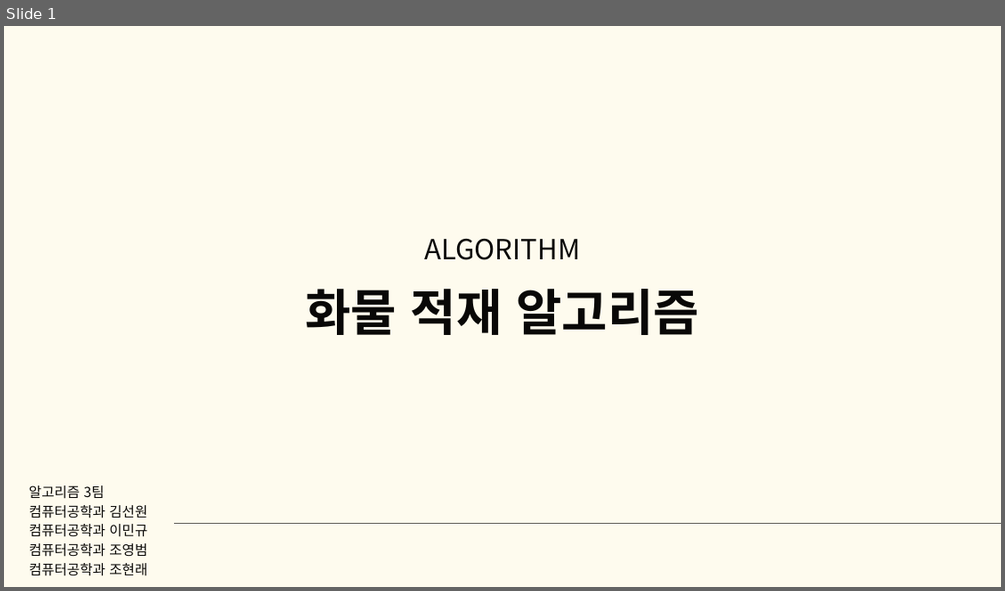
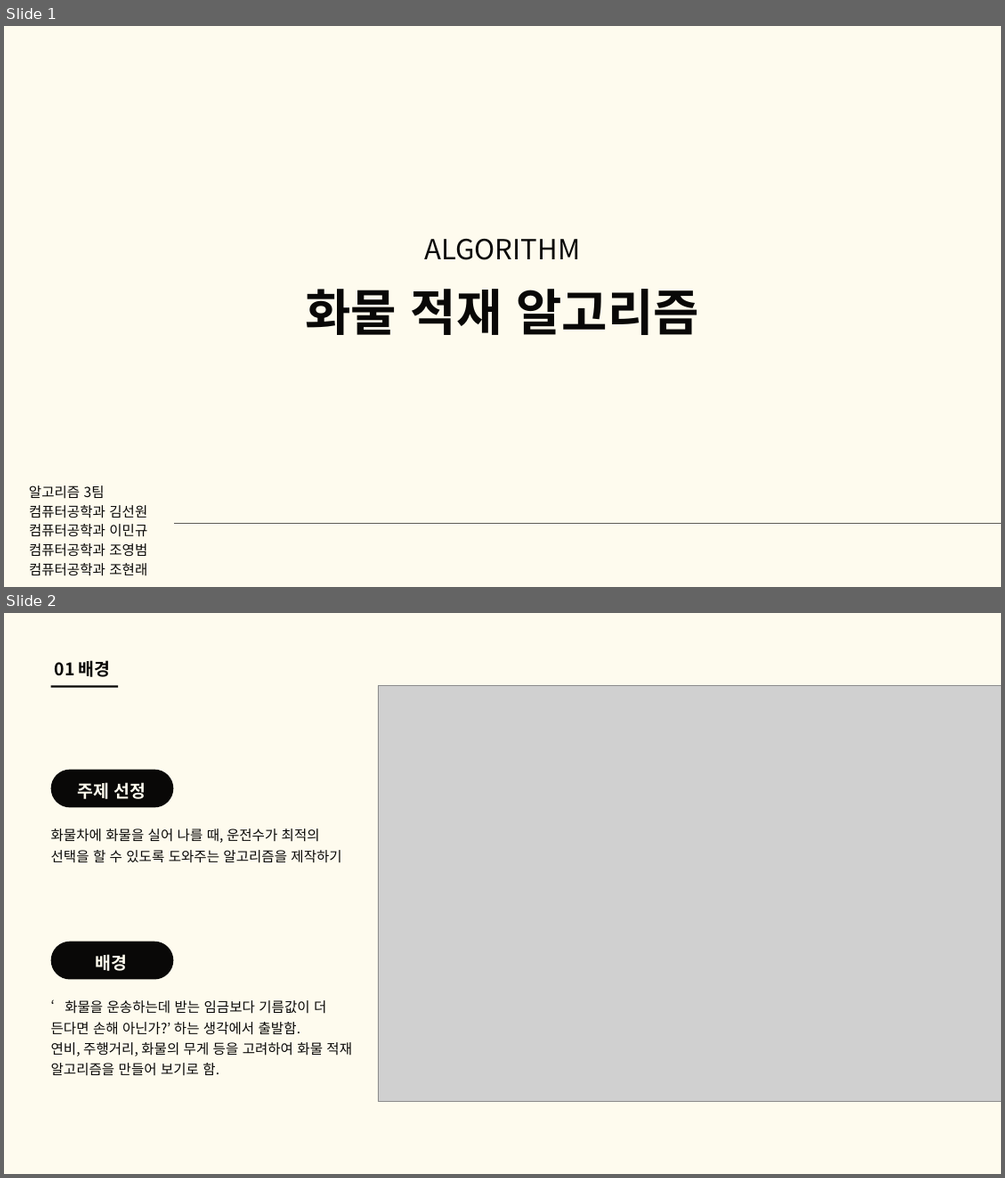
Before and after one commit to good-thing/CargoDriver, a slide deck: 알고리즘 3팀 화물차 알고리즘.pptx. Shown one above the other, each under a label of ours: slide 1 before the commit, slides 1 and 2 after it. The pictures are 1005x591 and 1005x1178 pixels, drawn with LibreOffice and Linux fonts; fonts in the diff are those of the drawing; grey boxes stand for pictures. Boxes give left, top, right and bottom in pixels: in the first picture for what was removed or moved away, otherwise in the second. Text is boxed around its words. In the diff, an @@ line names an element or a change of style, - is before the commit and + after.

```diff
--- a/알고리즘 3팀 화물차 알고리즘.pptx
+++ b/알고리즘 3팀 화물차 알고리즘.pptx
@@ slide 2 added at [4, 613, 1001, 1174], background #FEFBEE @@
@@ text added at [55, 660, 111, 677], 25 pt, text #090807, bold @@
+01 배경
@@ line added from (51, 686) to (118, 686), #090807 3 pt @@
@@ picture added at [378, 686, 1001, 1101] @@
@@ freeform shape added at [51, 770, 173, 807], fill #090807 @@
@@ text added at [77, 782, 146, 799], 25 pt, text #FEFBEE, bold @@
+주제 선정
@@ text added at [51, 828, 341, 863], 20 pt, text #090807 @@
+화물차에 화물을 실어 나를 때, 운전수가 최적의 선택을 할 수 있도록 도와주는 알고리즘을 제작하기
@@ freeform shape added at [51, 941, 173, 979], fill #090807 @@
@@ text added at [96, 954, 128, 971], 25 pt, text #FEFBEE, bold @@
+배경
@@ text added at [51, 1000, 352, 1076], 20 pt, text #090807 @@
+‘화물을 운송하는데 받는 임금보다 기름값이 더 든다면 손해 아닌가?’ 하는 생각에서 출발함.
+연비, 주행거리, 화물의 무게 등을 고려하여 화물 적재 알고리즘을 만들어 보기로 함.
```
Also in this commit, not shown: 3 slides changed, 13 other slides added, 13 slides removed, 22 other files.
